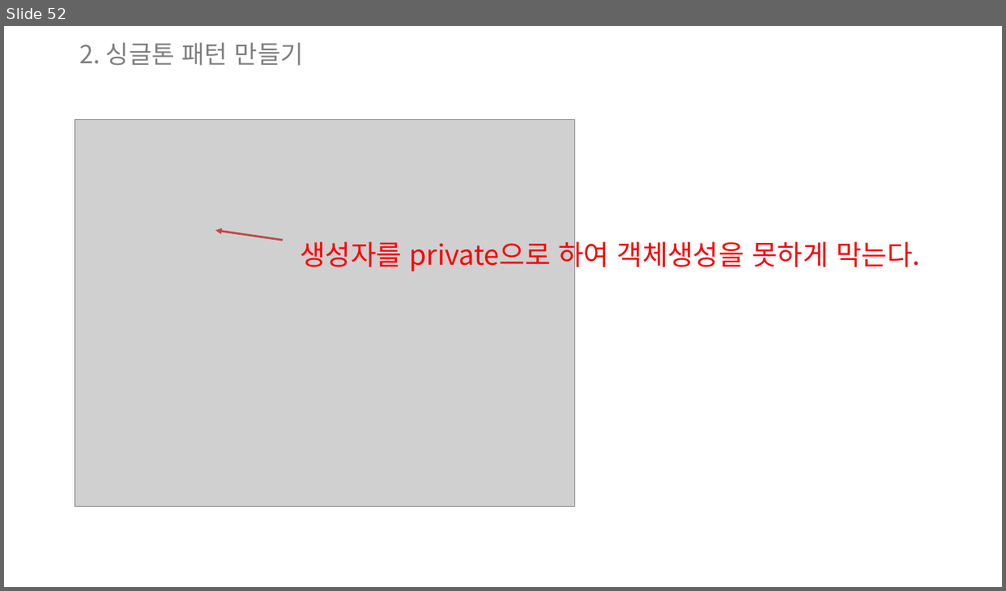
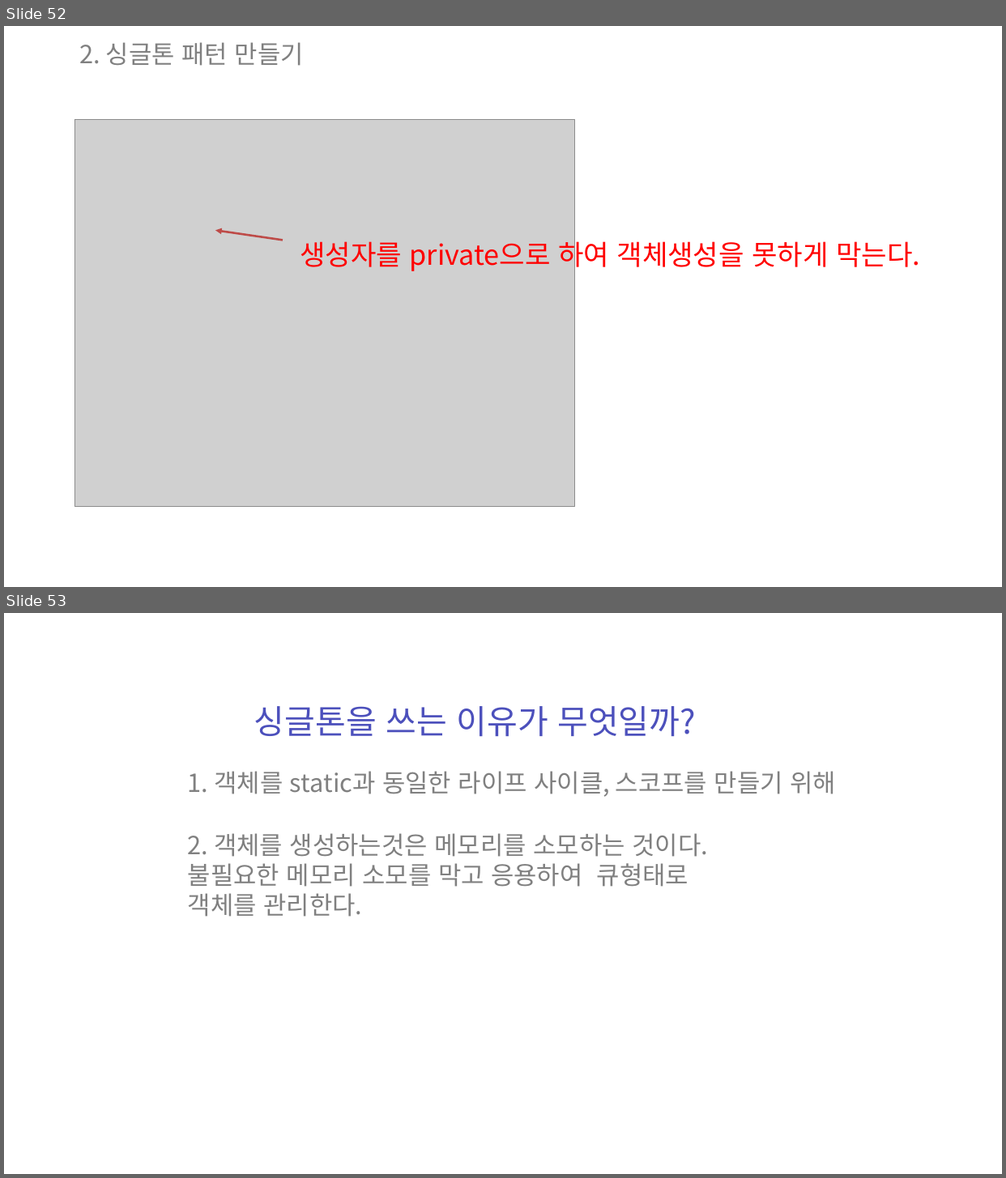
Before and after one commit to zest132/JavaLecture, a slide deck: JavaLecture/LectureFile/java 10강 패키지와 접근제어자 강의자료.pptx. Shown one above the other, each under a label of ours: slide 52 before the commit, slides 52 and 53 after it. The pictures are 1006x591 and 1006x1178 pixels, drawn with LibreOffice and Linux fonts; fonts in the diff are those of the drawing; grey boxes stand for pictures. Boxes give left, top, right and bottom in pixels: in the first picture for what was removed or moved away, otherwise in the second. Text is boxed around its words. In the diff, an @@ line names an element or a change of style, - is before the commit and + after.

```diff
--- a/JavaLecture/LectureFile/java 10강 패키지와 접근제어자 강의자료.pptx
+++ b/JavaLecture/LectureFile/java 10강 패키지와 접근제어자 강의자료.pptx
@@ slide 53 added at box(4, 613, 1002, 1174), background #FFFFFF @@
@@ text added at box(254, 706, 696, 737), 48 pt, text #4C50BC @@
+싱글톤을 쓰는 이유가 무엇일까?
@@ text added at box(188, 771, 837, 797), 36 pt, text #808080 @@
+1. 객체를 static과 동일한 라이프 사이클, 스코프를 만들기 위해
@@ text added at box(188, 833, 709, 917), 36 pt, text #808080 @@
+2. 객체를 생성하는것은 메모리를 소모하는 것이다.
+불필요한 메모리 소모를 막고 응용하여 큐형태로
+객체를 관리한다.
```
Also in this commit, not shown: 1 slide changed, 6 other files.
